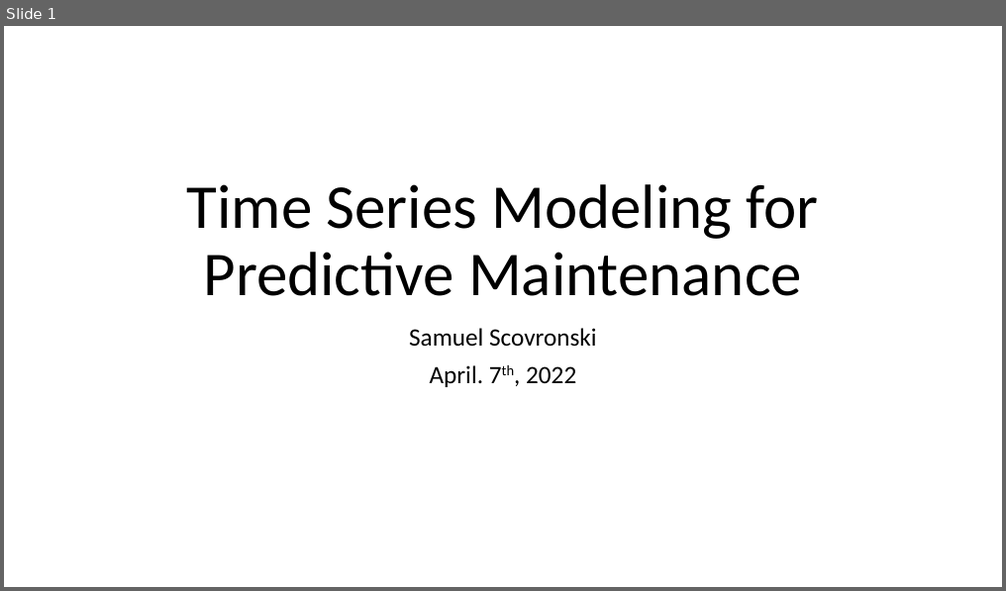
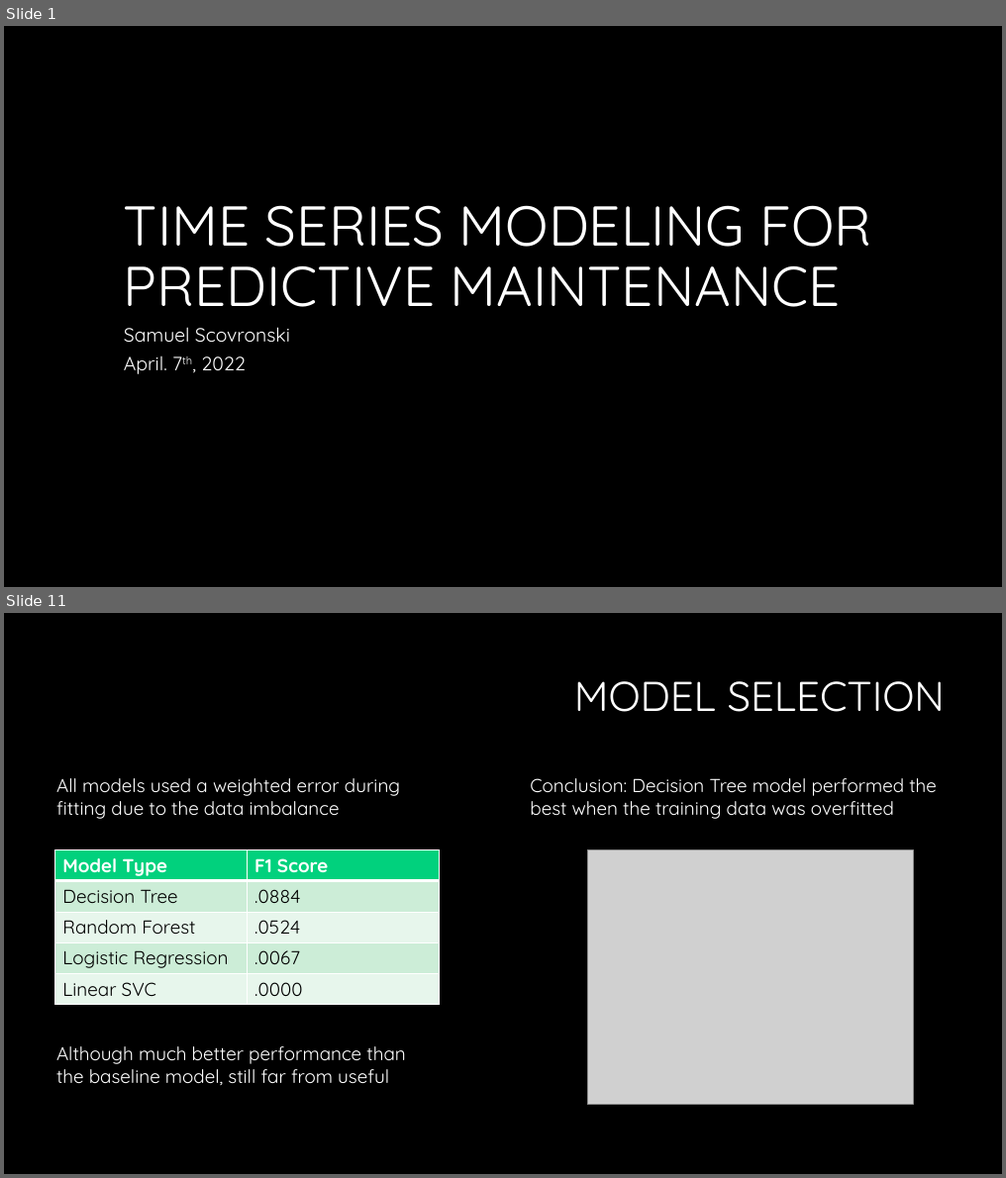
Before and after one commit to scosam/PredictiveMaintenance, a slide deck: reports/Capstone Project Presentation.pptx. Shown one above the other, each under a label of ours: slide 1 before the commit, slides 1 and 11 after it; the slides between them are not shown. The pictures are 1006x591 and 1006x1178 pixels, drawn with LibreOffice and Linux fonts; fonts in the diff are those of the drawing; grey boxes stand for pictures; background and template pictures are left out. Boxes give left, top, right and bottom in pixels: in the first picture for what was removed or moved away, otherwise in the second. Text is boxed around its words. In the diff, an @@ line names an element or a change of style, - is before the commit and + after.

```diff
--- a/reports/Capstone Project Presentation.pptx
+++ b/reports/Capstone Project Presentation.pptx
@@ slide 11 added at [4,613,1002,1174], background #000000 @@
@@ title added at [574,681,944,712], 40 pt, text #FFFFFF @@
+MODEL SELECTION
@@ text added at [56,778,400,819], 18 pt, text #FFFFFF @@
+All models used a weighted error during fitting due to the data imbalance
@@ text added at [530,778,937,819], 18 pt, text #FFFFFF @@
+Conclusion: Decision Tree model performed the best when the training data was overfitted
@@ table added at [55,851,439,1002], 5 rows, 2 columns @@
+Model Type | F1 Score
+Decision Tree | .0884
+Random Forest | .0524
+Logistic Regression | .0067
+Linear SVC | .0000
@@ picture added at [587,851,913,1105] @@
@@ text added at [56,1047,405,1085], 18 pt, text #FFFFFF @@
+Although much better performance than the baseline model, still far from useful
@@ slide 1 changed as well @@
@@ background #FFFFFF to #000000 @@
@@ title at [124,205,872,307]: text changed; size 60 to 54 pt; font Calibri to Quicksand; text colour #000000 to #FFFFFF @@
-Time Series Modeling for Predictive Maintenance
+TIME SERIES MODELING FOR PREDICTIVE MAINTENANCE
@@ subtitle "Samuel Scovronski": place and size @@
-subtitle "Samuel Scovronski" at [409,328,597,387]
+subtitle "Samuel Scovronski" at [124,327,290,374]
@@ subtitle "Samuel Scovronski" at [124,327,290,374]: size 24 to 18.5 pt, font Calibri to Quicksand, text colour #000000 to #FFFFFF; alignment centre to left; line spacing 0.9 to 0.8 @@
```
Also in this commit, not shown: 2 other slides changed, 10 other slides added, 3 slides removed, 4 other files.
